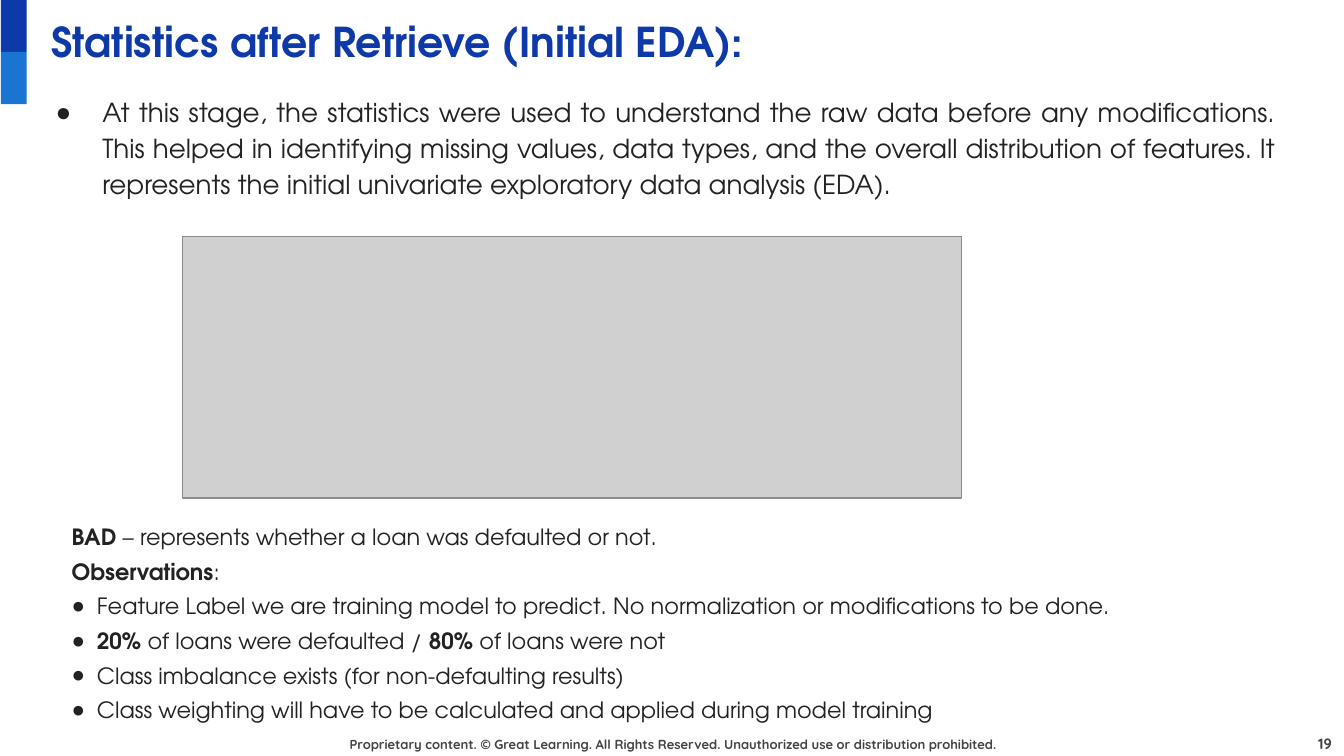
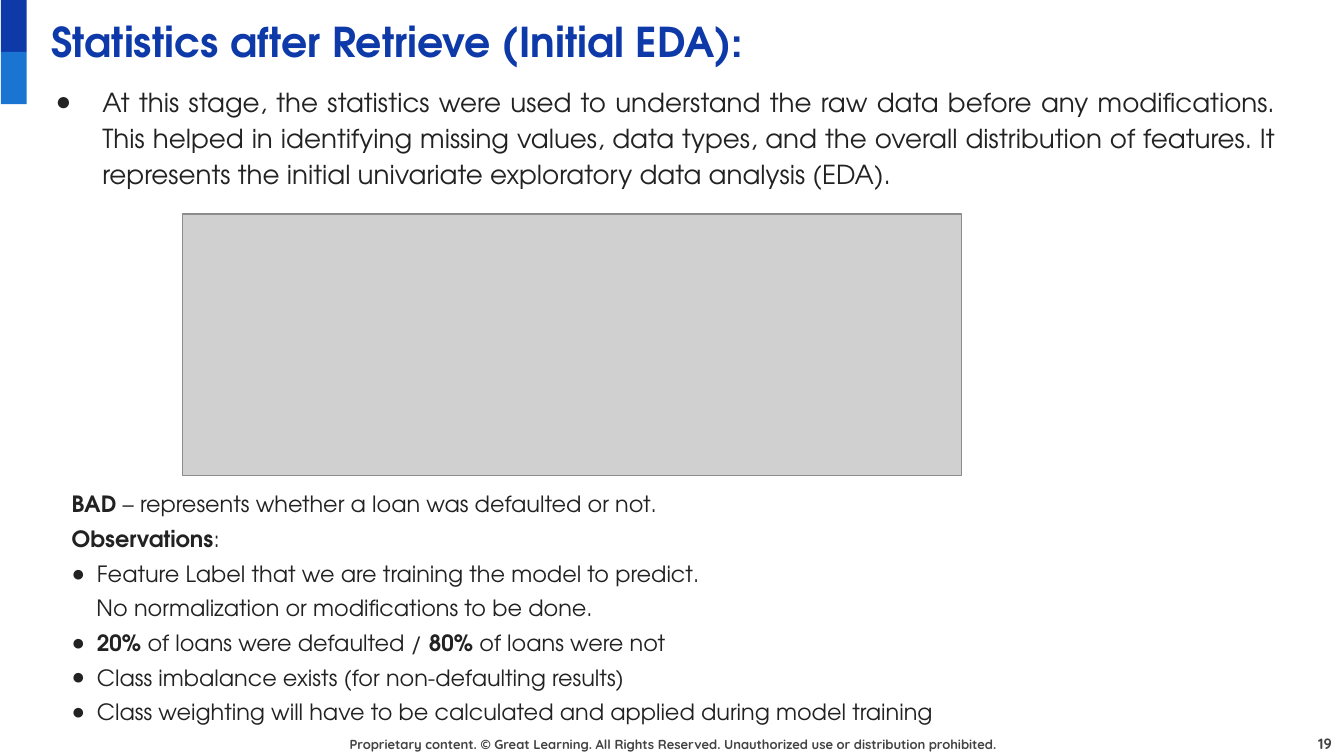
Before and after one commit to juanbucz/GreatLearning-TermProjects, a slide deck: slide 19 of Neural Networks - Loan Default/Loan Default Prediction Presentation - Business Interpretation - John Buczkowski.pptx. Drawn at 1344x756 pixels with LibreOffice and Linux fonts; fonts in the diff are those of the drawing; grey boxes stand for pictures; background and template pictures are left out. Boxes give left, top, right and bottom in pixels: in the first picture for what was removed or moved away, otherwise in the second. Text is boxed around its words. In the diff, an @@ line names an element or a change of style, - is before the commit and + after.

Commit message:
GL NN Loan Default Prediction Presentation - General cleanup - content, grammar, spelling                                            - Completed conclusion/summary sections

```diff
--- a/Neural Networks - Loan Default/Loan Default Prediction Presentation - Business Interpretation - John Buczkowski.pptx
+++ b/Neural Networks - Loan Default/Loan Default Prediction Presentation - Business Interpretation - John Buczkowski.pptx
@@ text "At this stage, the statistics ...": place and size @@
-text "At this stage, the statistics ..." at <box>102,102,1275,200</box>
+text "At this stage, the statistics ..." at <box>102,92,1275,190</box>
@@ picture: place and size @@
-picture at <box>183,237,962,497</box>
+picture at <box>183,214,962,474</box>
@@ text "BAD – represents whether a ...": place and size @@
-text "BAD – represents whether a ..." at <box>72,528,1109,723</box>
+text "BAD – represents whether a ..." at <box>72,495,932,725</box>
@@ text at <box>96,565,699,617</box>: text changed @@
-● Feature Label we are training model to predict. No normalization or modifications to be done.
+● Feature Label that we are training the model to predict.
+No normalization or modifications to be done.
```
Also in this commit, not shown: 31 other slides changed, 1 slide added, 2 slides removed, 1 other file.
